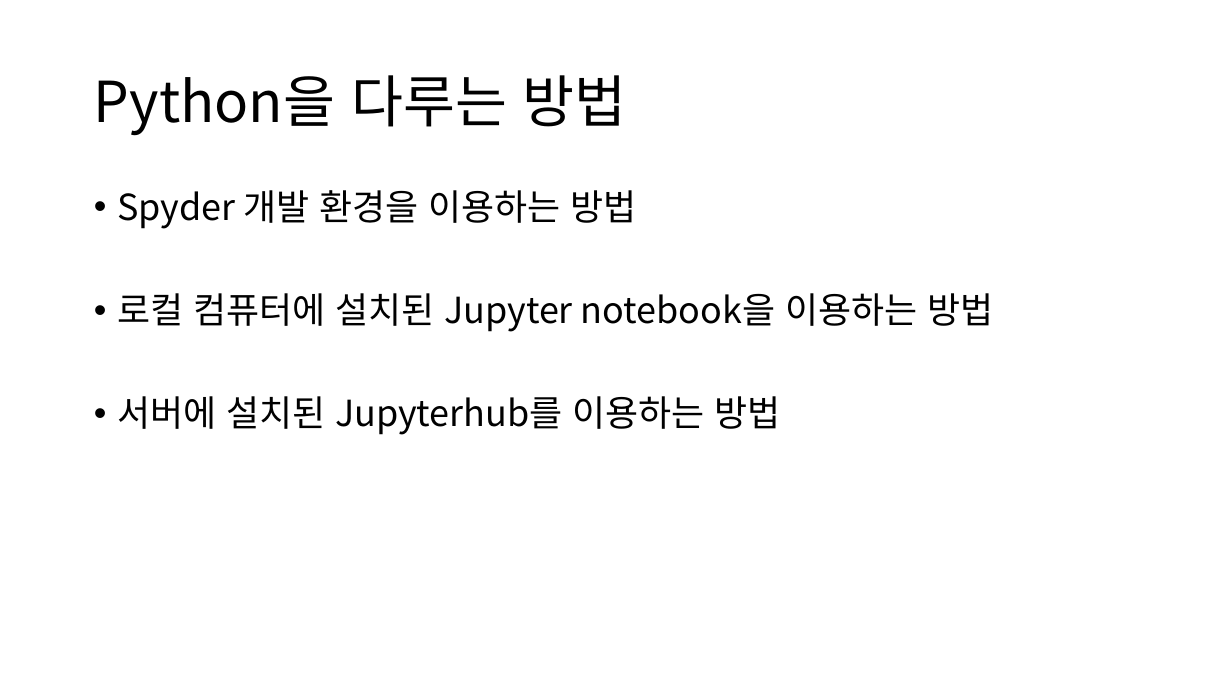
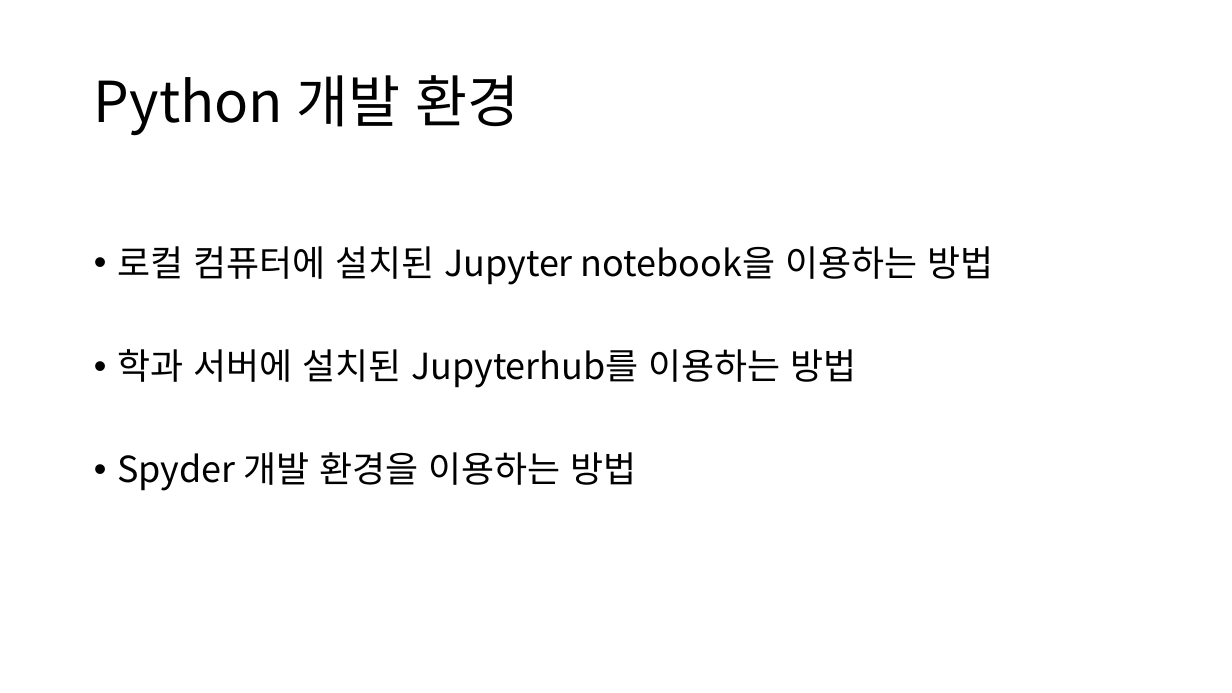
Before and after one commit to ksublee/SPuP, a slide deck: slide 18 of ppt/Python_1_소개.pptx (slide 16 before the commit). Drawn at 1232x693 pixels with LibreOffice and Linux fonts; fonts in the diff are those of the drawing. Boxes give left, top, right and bottom in pixels: in the first picture for what was removed or moved away, otherwise in the second. Text is boxed around its words. In the diff, an @@ line names an element or a change of style, - is before the commit and + after.

```diff
--- a/ppt/Python_1_소개.pptx
+++ b/ppt/Python_1_소개.pptx
@@ title at (94,75,520,136): text changed @@
-Python을 다루는 방법
+Python 개발 환경
@@ text at (117,246,993,388): paragraphs added @@
+• 로컬 컴퓨터에 설치된 Jupyter notebook을 이용하는 방법
+• 학과 서버에 설치된 Jupyterhub를 이용하는 방법
@@ text at (117,293,993,435): paragraphs removed @@
-• 로컬 컴퓨터에 설치된 Jupyter notebook을 이용하는 방법
-• 서버에 설치된 Jupyterhub를 이용하는 방법
```
Also in this commit, not shown: 4 other slides changed, 5 slides added.
